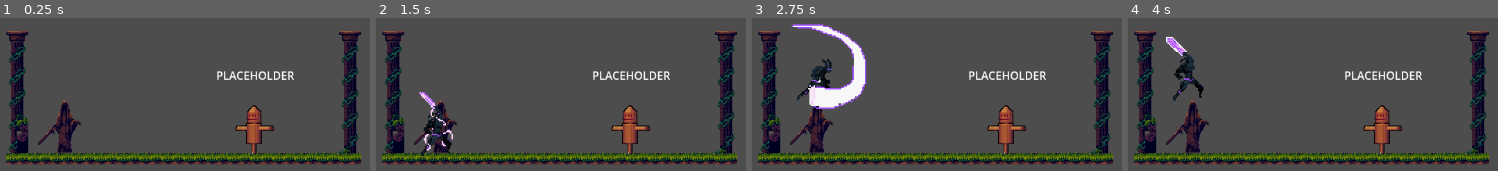
Above: before the commit, frames 1-4 (left to right).
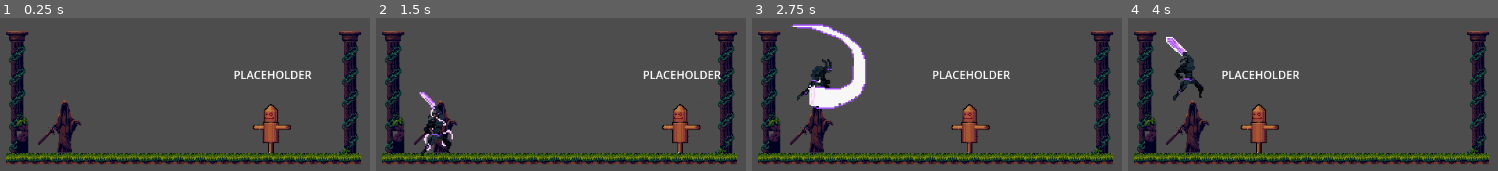
Above: after the commit, the same moments.

Repository: pablopenna/godot_learning
Game: Godot game, scene res://projects/player/scenes/main.tscn
Two runs of this game, one before a commit and one after it. Both use one fixed random seed, a clock stepped at 60 frames per second and the inputs below. This scene is started directly instead of the project's main scene.
Inputs:
- Up to frame 1 (0.25 s): no input
- Up to frame 2 (1.5 s): tap Enter (ui_accept) at 0.5 s; hold Shift (dash) 0.53-1.28 s; hold D (move_right) from 0.53 s (still down); tap Space (jump) at 0.77 s; tap Shift (dash) at 1.35 s
- Up to frame 3 (2.75 s): tap Space (jump) at 1.52 s; release D (move_right) at 2.03 s; hold A (move_left) from 2.03 s (still down); hold Shift (dash) from 2.03 s (still down)
- Up to frame 4 (4 s): release A (move_left) at 2.78 s; release Shift (dash) at 2.78 s; hold D (move_right) from 2.78 s (still down); tap Shift (dash) at 2.85 s; tap Space (jump) at 3.02, 3.77 s; hold Shift (dash) from 3.53 s (still down)

The runs differ from the first frame. In frame 1, 3.3% of the frame differs, in the area x 58-85%, y 34-89%; in frame 2, 3.7%; in frame 3, 3.6%; in frame 4, 3.9%, in the area x 25-80%, y 34-89%.

Commit message:
Add ping pong effect to the dummy in the Player Scene

Diff:
--- a/projects/player/scenes/dummy.tscn
+++ b/projects/player/scenes/dummy.tscn
@@ -1,12 +1,18 @@
-[gd_scene load_steps=4 format=3 uid="uid://dptcjh7q8w511"]
+[gd_scene load_steps=6 format=3 uid="uid://dptcjh7q8w511"]
 
 [ext_resource type="Texture2D" uid="uid://fg7p2gwja7r5" path="res://common/sprites/characters/Training_dummy.png" id="1_848eq"]
-[ext_resource type="Script" path="res://projects/player/scenes/Hurtbox.gd" id="2_a8u8k"]
+[ext_resource type="Script" path="res://projects/player/scripts/dummy.gd" id="1_c6xtj"]
+[ext_resource type="Script" path="res://projects/player/scripts/Hurtbox.gd" id="2_a8u8k"]
 
 [sub_resource type="RectangleShape2D" id="RectangleShape2D_j1gro"]
 size = Vector2(39, 70)
 
-[node name="Node2D" type="Node2D"]
+[sub_resource type="RectangleShape2D" id="RectangleShape2D_ciq7n"]
+size = Vector2(22, 69)
+
+[node name="Dummy" type="CharacterBody2D"]
+collision_layer = 0
+script = ExtResource("1_c6xtj")
 
 [node name="Sprite2D" type="Sprite2D" parent="."]
 scale = Vector2(0.5, 0.5)
@@ -30,4 +36,9 @@
 fit_content = true
 autowrap_mode = 0
 
+[node name="CollisionShape2D" type="CollisionShape2D" parent="."]
+position = Vector2(0, 1.5)
+shape = SubResource("RectangleShape2D_ciq7n")
+
 [connection signal="area_entered" from="Hurtbox" to="Hurtbox" method="_on_area_entered"]
+[connection signal="damaged" from="Hurtbox" to="." method="_on_hurtbox_damaged"]
--- a/projects/player/scenes/Hurtbox.gd
+++ b/projects/player/scripts/Hurtbox.gd
@@ -1,5 +1,6 @@
 extends Area2D
 
+signal damaged
 
 # Called when the node enters the scene tree for the first time.
 func _ready():
@@ -11,6 +12,7 @@
 	pass
 
 func receiveDamage():
+	emit_signal("damaged")
 	$RichTextLabel.text = "Ouch!"
 	print("ouch")
 	await get_tree().create_timer(2).timeout
--- /dev/null
+++ b/projects/player/scripts/dummy.gd
@@ -0,0 +1,19 @@
+extends CharacterBody2D
+
+@export var speed = 100
+
+func _ready():
+	velocity = Vector2.RIGHT * speed
+
+func _physics_process(delta):
+	if is_on_wall():
+		_set_movement_direction(get_wall_normal())
+	move_and_slide()
+
+func _set_movement_direction(direction: Vector2):
+	velocity = direction * speed
+
+func _on_hurtbox_damaged():
+	var current_direction = velocity.normalized().x
+	var opposite_direction = current_direction * -1
+	_set_movement_direction(Vector2(opposite_direction, 0))
